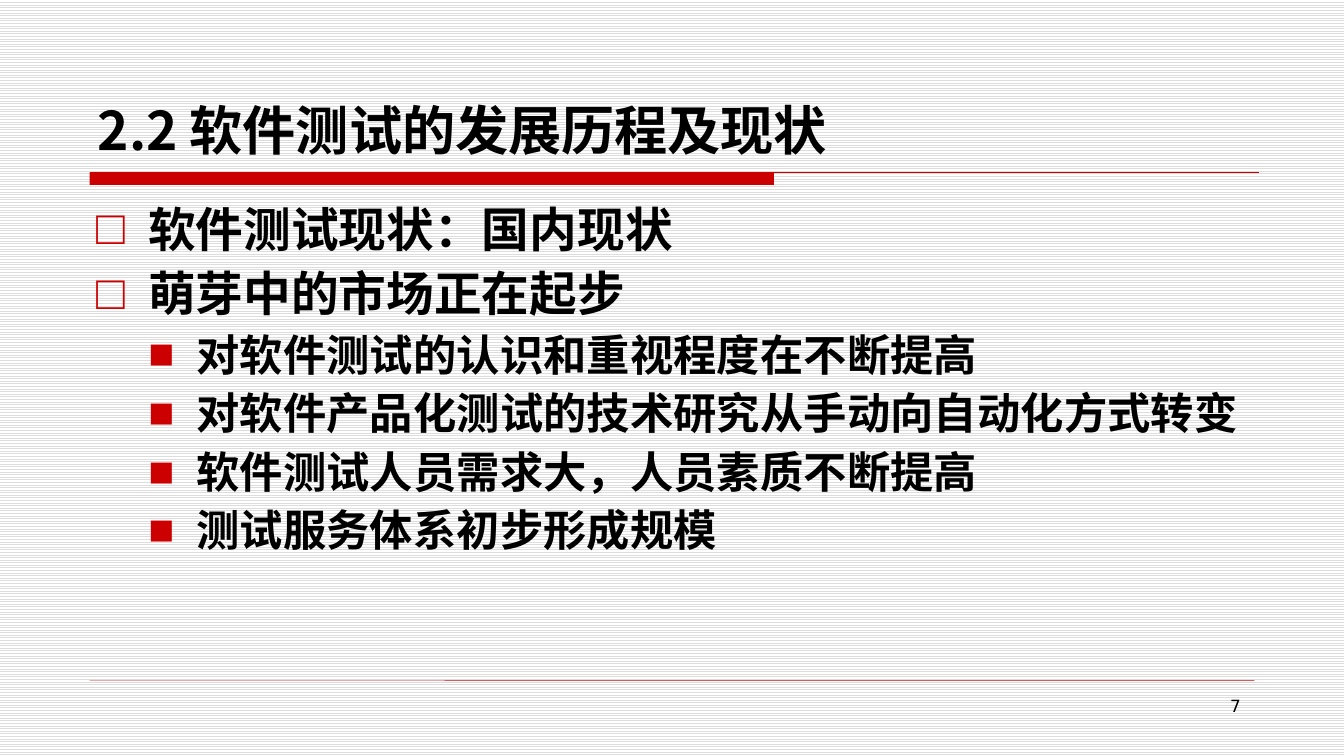
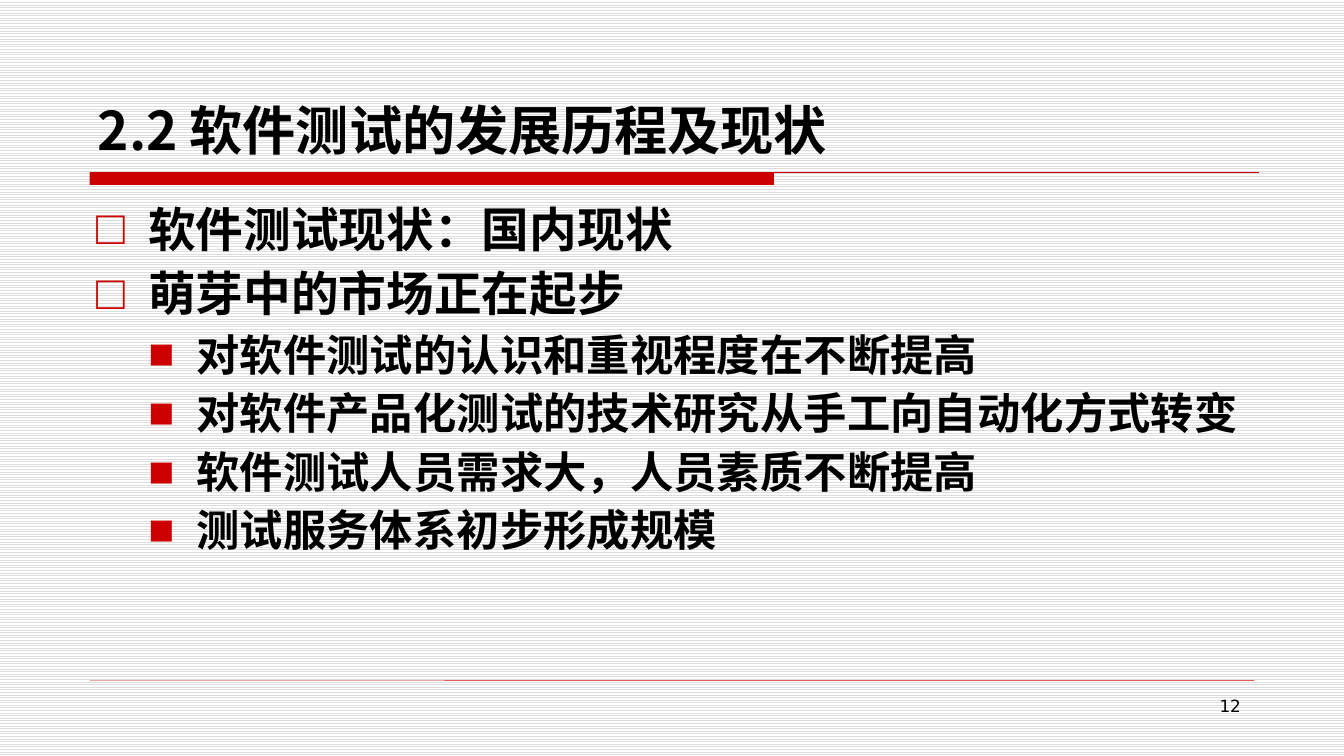
Before and after one commit to edu2act/course-foundation-software-tesing, a slide deck: slide 12 of PPT/第一部分 软件测试概述/2 软件测试背景.pptx (slide 7 before the commit). Drawn at 1344x756 pixels with LibreOffice and Linux fonts; fonts in the diff are those of the drawing. Boxes give left, top, right and bottom in pixels: in the first picture for what was removed or moved away, otherwise in the second. Text is boxed around its words. In the diff, an @@ line names an element or a change of style, - is before the commit and + after.

Commit message:
黑盒测试总结

```diff
--- a/PPT/第一部分 软件测试概述/2 软件测试背景.pptx
+++ b/PPT/第一部分 软件测试概述/2 软件测试背景.pptx
@@ text at bbox=[196, 392, 1237, 433]: text changed @@
-  ■ 对软件产品化测试的技术研究从手动向自动化方式转变
+  ■ 对软件产品化测试的技术研究从手工向自动化方式转变
@@ page number at bbox=[1220, 699, 1241, 712]: text changed @@
-7
+12
```
Also in this commit, not shown: 2 other slides changed, 5 slides added, 7 other files.
